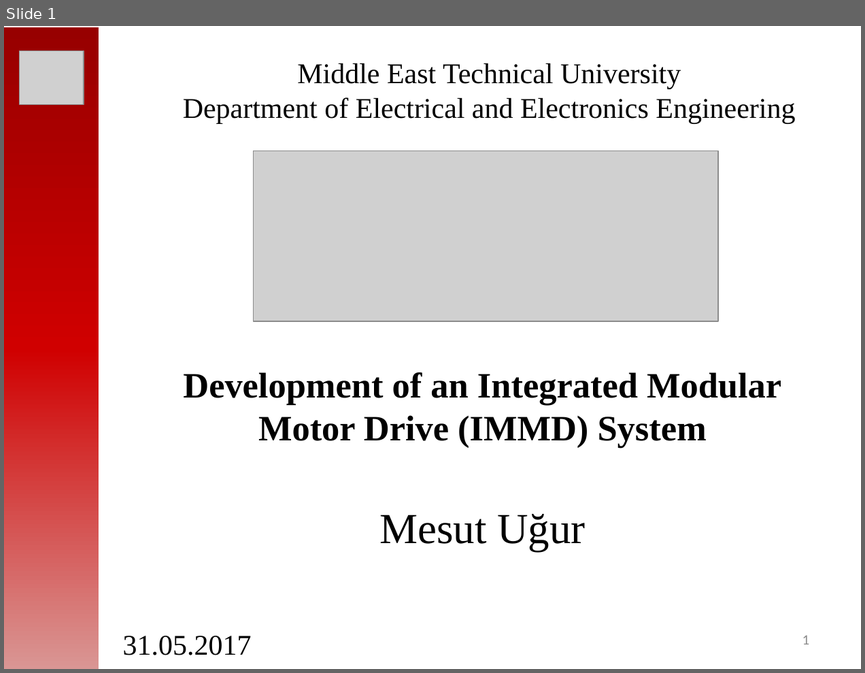
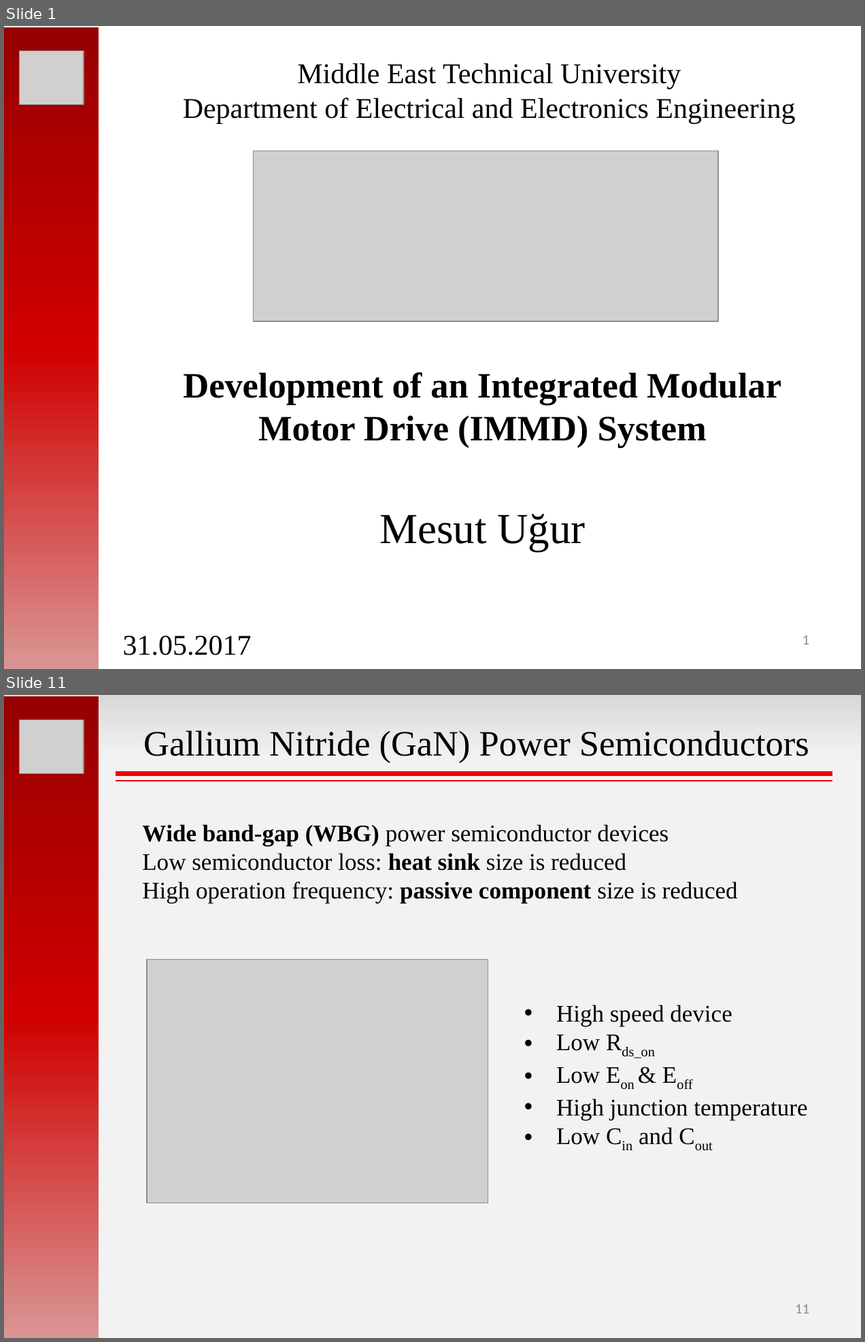
Before and after one commit to hakanpolat/IMMD, a slide deck: GRW2017/sunum/GRW2017_MesutUğur.pptx. Shown one above the other, each under a label of ours: slide 1 before the commit, slides 1 and 11 after it; the slides between them are not shown. The pictures are 865x673 and 865x1342 pixels, drawn with LibreOffice and Linux fonts; fonts in the diff are those of the drawing; grey boxes stand for pictures. Boxes give left, top, right and bottom in pixels: in the first picture for what was removed or moved away, otherwise in the second. Text is boxed around its words. In the diff, an @@ line names an element or a change of style, - is before the commit and + after.

```diff
--- a/GRW2017/sunum/GRW2017_MesutUğur.pptx
+++ b/GRW2017/sunum/GRW2017_MesutUğur.pptx
@@ slide 11 added at [4,695,861,1338], background gradient #D9D9D9 to #F2F2F2 @@
@@ rectangle added at [4,696,99,1338], fill gradient #970000 to #D00000 to #D99694 @@
@@ picture added at [20,720,84,773] @@
@@ text added at [143,730,809,763], 30 pt, text #000000 @@
+Gallium Nitride (GaN) Power Semiconductors
@@ line added from (116, 774) to (832, 774), #F20000 4 pt @@
@@ line added from (116, 781) to (832, 781), #F20000 1.5 pt @@
@@ text added at [142,824,738,904], 20 pt, text #000000 @@
+Wide band-gap (WBG) power semiconductor devices
+Low semiconductor loss: heat sink size is reduced
+High operation frequency: passive component size is reduced
@@ picture added at [147,959,488,1202] @@
@@ text added at [556,1004,807,1144], 20 pt, text #000000 @@
+• High speed device
+• Low Rds_on
+• Low Eon & Eoff
+• High junction temperature
+• Low Cin and Cout
@@ page number added at [795,1304,809,1313], 12 pt, text #8C8C8C @@
+11
```
Also in this commit, not shown: 8 slides changed, 5 other slides added, 33 other files.
